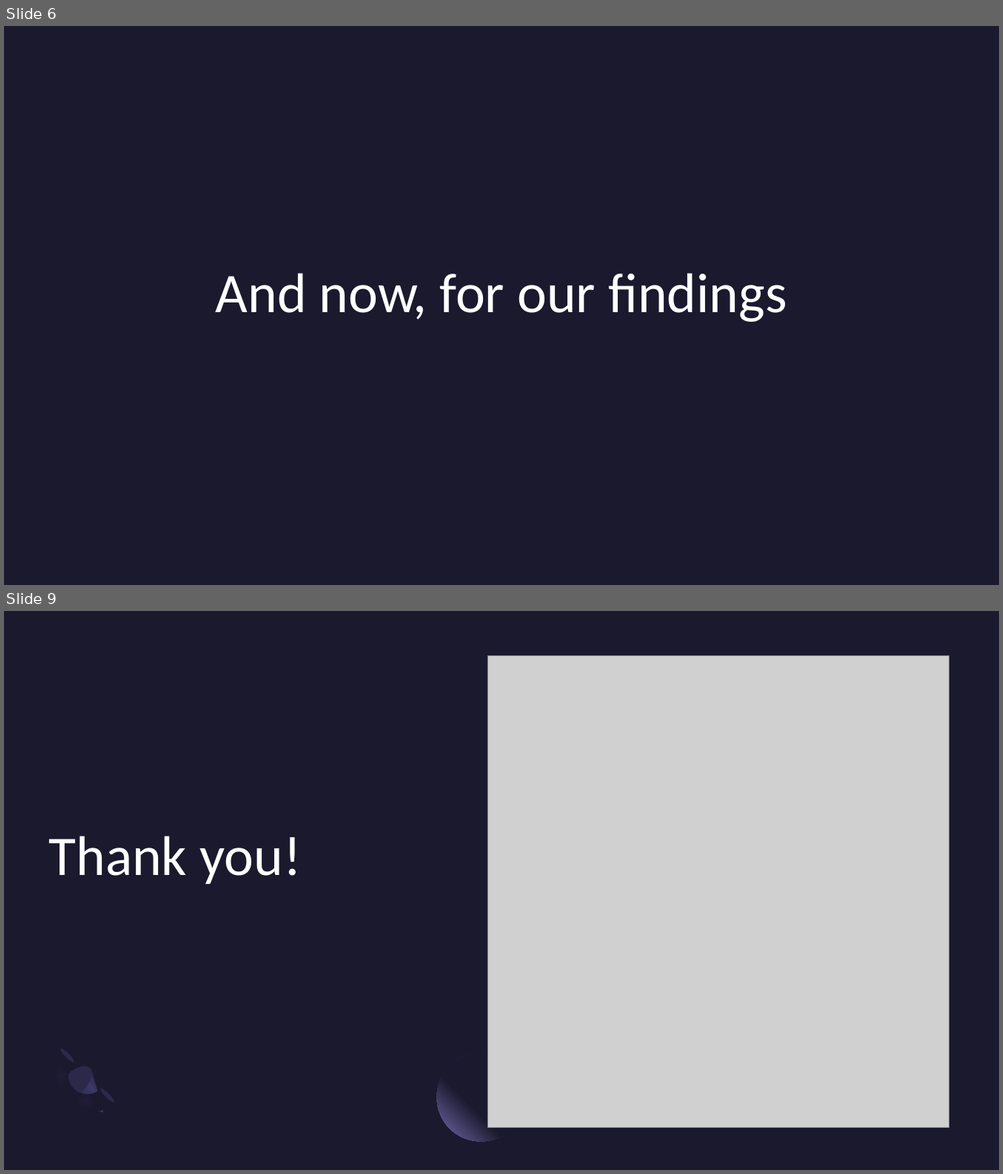
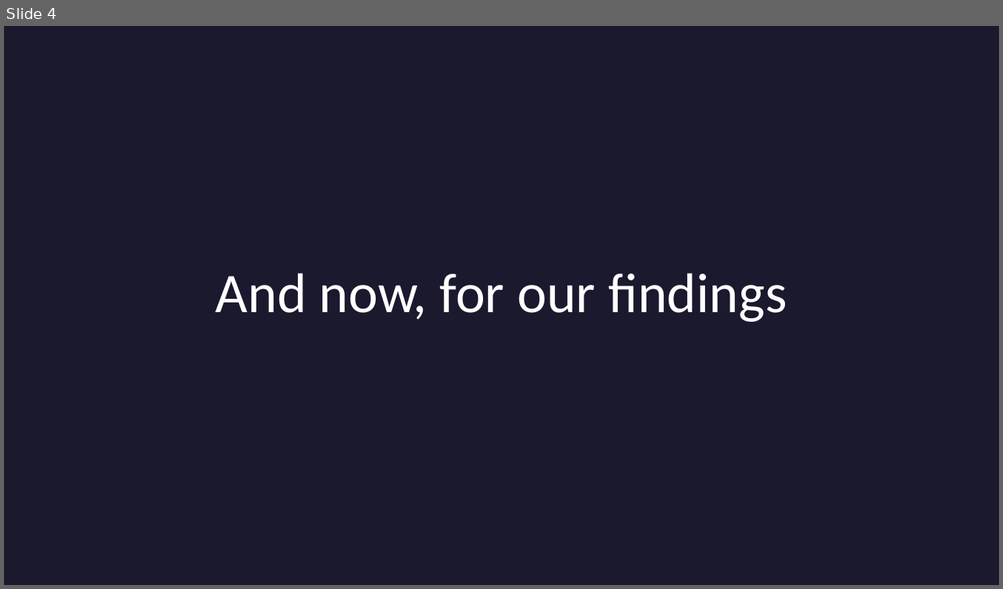
Before and after one commit to phoenixclaw03/STT_303_Final_Project, a slide deck: R Coding presentation.pptx. Shown one above the other, each under a label of ours: slides 6 and 9 before the commit, slide 4 after it; the slides between them are not shown. The pictures are 1003x1174 and 1003x589 pixels, drawn with LibreOffice and Linux fonts; fonts in the diff are those of the drawing; grey boxes stand for pictures; background and template pictures are left out. Boxes give left, top, right and bottom in pixels: in the first picture for what was removed or moved away, otherwise in the second. Text is boxed around its words. In the diff, an @@ line names an element or a change of style, - is before the commit and + after.

```diff
--- a/R Coding presentation.pptx
+++ b/R Coding presentation.pptx
@@ slide 9 removed at <box>4,611,999,1170</box>, background #1B192E @@
@@ picture removed at <box>487,655,948,1128</box> @@
@@ title removed at <box>49,836,301,885</box> @@
-Thank you!
@@ group removed at <box>34,1045,117,1130</box>: 2 freeform shapes, 2 ellipses @@
@@ ellipse removed at <box>437,1054,525,1142</box> @@
@@ freeform shape removed at <box>51,1061,119,1128</box> @@
@@ ellipse removed at <box>51,1061,99,1108</box> @@
@@ what was slide 6 is now slide 4 @@
```
Also in this commit, not shown: 2 slides changed, 3 slides added, 4 other slides removed.
